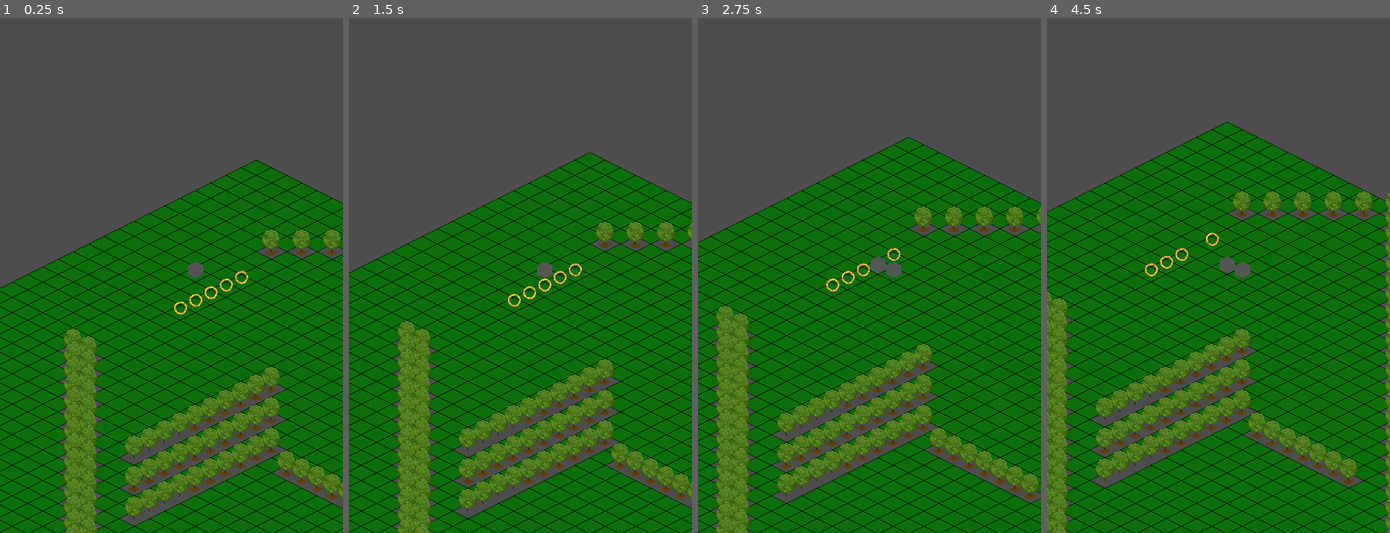
Above: before the commit, frames 1-4 (left to right).
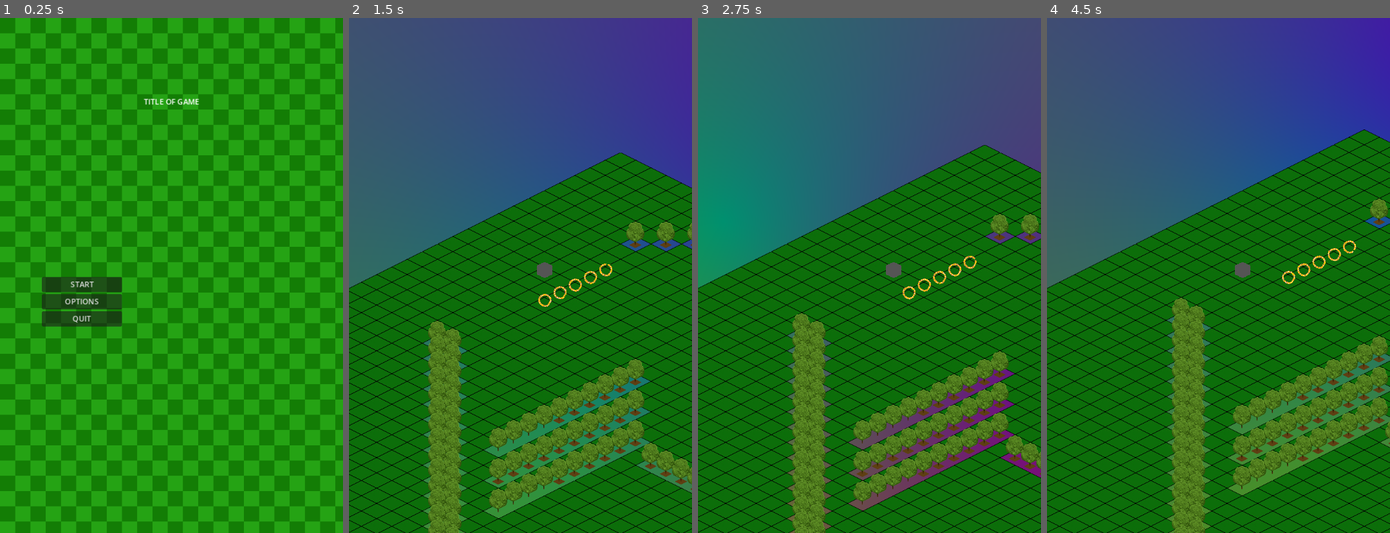
Above: after the commit, the same moments.

Repository: JanBat/GodotSandboxFun
Game: Godot game, scene res://scenes/Main.tscn
Two runs of this game, one before a commit and one after it. Both use one fixed random seed, a clock stepped at 60 frames per second and the inputs below. Before the commit the project starts from res://scenes/level.tscn.
Inputs (mouse positions are in pixels of both pictures, inside the frame that each line leads up to):
- Up to frame 1 (0.25 s): no input
- Up to frame 2 (1.5 s): click (431, 285) at 0.5 s, where only the run after the commit has a clickable "START"; hold Right (steer_right) from 1.28 s (still down); tap Up (steer_ahead) at 1.35 s
- Up to frame 3 (2.75 s): release Right (steer_right) at 2.03 s; hold Down (steer_back) from 2.03 s (still down); tap Up (steer_ahead) at 2.1 s
- Up to frame 4 (4.5 s): release Down (steer_back) at 2.78 s; hold Right (steer_right) 2.78-4.28 s; tap Up (steer_ahead) at 2.85, 3.6, 4.35 s; hold Left (steer_left) from 4.28 s (still down)

The runs differ from the first frame. In frame 1, 80% of the frame differs, in the area x 0-100%, y 0-100%; in frame 2, 58%; in frame 3, 60%; in frame 4, 61%.

Commit message:
backdrop shader, changed main scene to 'Main'

Diff:
--- a/project.godot
+++ b/project.godot
@@ -11,7 +11,7 @@
 [application]
 
 config/name="Godot Sandbox Fun"
-run/main_scene="res://scenes/level.tscn"
+run/main_scene="res://scenes/Main.tscn"
 config/features=PackedStringArray("4.1", "GL Compatibility")
 
 [display]
--- /dev/null
+++ b/scenes/Main.tscn
@@ -0,0 +1,10 @@
+[gd_scene load_steps=3 format=3 uid="uid://bb3ir7f88g7dx"]
+
+[ext_resource type="PackedScene" uid="uid://spjcu6qk7jd5" path="res://scenes/main_menu.tscn" id="1_ingts"]
+[ext_resource type="PackedScene" uid="uid://ci44kyr41ubf3" path="res://scenes/backdrop.tscn" id="2_a5ifp"]
+
+[node name="Main" type="Node2D"]
+
+[node name="MENU" parent="." instance=ExtResource("1_ingts")]
+
+[node name="Backdrop" parent="." instance=ExtResource("2_a5ifp")]
--- /dev/null
+++ b/scenes/backdrop.tscn
@@ -0,0 +1,66 @@
+[gd_scene load_steps=8 format=3 uid="uid://ci44kyr41ubf3"]
+
+[ext_resource type="Material" uid="uid://ddj5iai8lx26b" path="res://shaders/backdrop.tres" id="1_11msr"]
+[ext_resource type="Script" path="res://scripts/ShaderPhysicsCarousel.gd" id="2_oplaa"]
+[ext_resource type="Texture2D" uid="uid://bfkveflcexy2e" path="res://art/boxExplosive.png" id="4_2kqwc"]
+[ext_resource type="Texture2D" uid="uid://ctwytdb3diji4" path="res://art/Tile/brown_block.png" id="4_l5yub"]
+
+[sub_resource type="Curve2D" id="Curve2D_j2tcs"]
+_data = {
+"points": PackedVector2Array(0, 0, 0, 0, 105, 58, 0, 0, 0, 0, 247, 43, 0, 0, 0, 0, 391, 159, 0, 0, 0, 0, 445, 352, 0, 0, 0, 0, 371, 507, 0, 0, 0, 0, 111, 578, 0, 0, 0, 0, 20, 405, 0, 0, 0, 0, 20, 405, 0, 0, 0, 0, 63, 202, 0, 0, 0, 0, 105, 58)
+}
+point_count = 10
+
+[sub_resource type="Curve2D" id="Curve2D_jedwc"]
+_data = {
+"points": PackedVector2Array(0, 0, 0, 0, 396, 417, 0, 0, 0, 0, 464, 236, 0, 0, 0, 0, 643, -16, 0, 0, 0, 0, 790, 123, 0, 0, 0, 0, 781, 309, 0, 0, 0, 0, 764, 507, 0, 0, 0, 0, 597, 643, 0, 0, 0, 0, 481, 572, 0, 0, 0, 0, 396, 417)
+}
+point_count = 9
+
+[sub_resource type="Curve2D" id="Curve2D_sqt31"]
+_data = {
+"points": PackedVector2Array(0, 0, 0, 0, 116, 533, 0, 0, 0, 0, 354, 558, 0, 0, 0, 0, 493, 779, 0, 0, 0, 0, 456, 991, 0, 0, 0, 0, 272, 1127, 0, 0, 0, 0, 15, 1033, 0, 0, 0, 0, -104, 770, 0, 0, 0, 0, 116, 533)
+}
+point_count = 8
+
+[node name="Backdrop" type="Node2D"]
+z_index = -4
+material = ExtResource("1_11msr")
+position = Vector2(26, 46)
+
+[node name="ShaderPhysicsCarousel" type="Node2D" parent="."]
+position = Vector2(-7, -9)
+script = ExtResource("2_oplaa")
+shader = ExtResource("1_11msr")
+
+[node name="ReferenceBlock" type="Sprite2D" parent="ShaderPhysicsCarousel"]
+visible = false
+z_index = 4
+texture = ExtResource("4_l5yub")
+
+[node name="RedPath" type="Path2D" parent="ShaderPhysicsCarousel"]
+curve = SubResource("Curve2D_j2tcs")
+
+[node name="PathFollow2D" type="PathFollow2D" parent="ShaderPhysicsCarousel/RedPath"]
+position = Vector2(105, 58)
+rotation = -0.105244
+
+[node name="BluePath" type="Path2D" parent="ShaderPhysicsCarousel"]
+curve = SubResource("Curve2D_jedwc")
+
+[node name="PathFollow2D" type="PathFollow2D" parent="ShaderPhysicsCarousel/BluePath"]
+position = Vector2(396, 417)
+rotation = -1.21142
+
+[node name="GreenPath" type="Path2D" parent="ShaderPhysicsCarousel"]
+curve = SubResource("Curve2D_sqt31")
+
+[node name="PathFollow2D" type="PathFollow2D" parent="ShaderPhysicsCarousel/GreenPath"]
+position = Vector2(116, 533)
+rotation = 0.104658
+
+[node name="Sprite2D" type="Sprite2D" parent="."]
+material = ExtResource("1_11msr")
+position = Vector2(513.361, 484)
+scale = Vector2(16.8185, 17.6734)
+texture = ExtResource("4_2kqwc")
--- /dev/null
+++ b/scripts/ShaderPhysicsCarousel.gd
@@ -0,0 +1,32 @@
+extends Node2D
+
+@export
+var speed = 0.3
+
+@export
+var shader: ShaderMaterial
+
+# Called when the node enters the scene tree for the first time.
+func _ready():
+	pass # Replace with function body.
+
+
+# Called every frame. 'delta' is the elapsed time since the previous frame.
+func _process(delta):
+	var path = $RedPath
+	var follow: PathFollow2D = path.get_node("PathFollow2D")
+	follow.progress_ratio += delta * speed
+	shader.set_shader_parameter("red_location", follow.position)
+
+	path = $GreenPath
+	follow = path.get_node("PathFollow2D")
+	follow.progress_ratio += delta * speed
+	shader.set_shader_parameter("green_location", follow.position)
+
+	path = $BluePath
+	follow = path.get_node("PathFollow2D")
+	follow.progress_ratio += delta * speed
+	shader.set_shader_parameter("blue_location", follow.position)
+
+	var new_rotation = clamp(rotation + delta, 0, 360)
+	rotation = new_rotation
--- /dev/null
+++ b/shaders/backdrop.gdshader
@@ -0,0 +1,15 @@
+shader_type canvas_item;
+
+uniform vec2 red_location;
+uniform vec2 green_location;
+uniform vec2 blue_location;
+
+
+
+void fragment() {
+	float red_dist = distance(FRAGCOORD.xy, red_location);
+	float blue_dist = distance(FRAGCOORD.xy, blue_location);
+	float green_dist = distance(FRAGCOORD.xy, green_location);
+	float total_dist = red_dist + blue_dist + green_dist;
+	COLOR = vec4(red_dist/total_dist, blue_dist/total_dist, green_dist/total_dist, 1.0);
+}
--- /dev/null
+++ b/shaders/backdrop.tres
@@ -0,0 +1,9 @@
+[gd_resource type="ShaderMaterial" load_steps=2 format=3 uid="uid://ddj5iai8lx26b"]
+
+[ext_resource type="Shader" path="res://shaders/backdrop.gdshader" id="1_3v7jh"]
+
+[resource]
+shader = ExtResource("1_3v7jh")
+shader_parameter/red_location = null
+shader_parameter/green_location = null
+shader_parameter/blue_location = null
